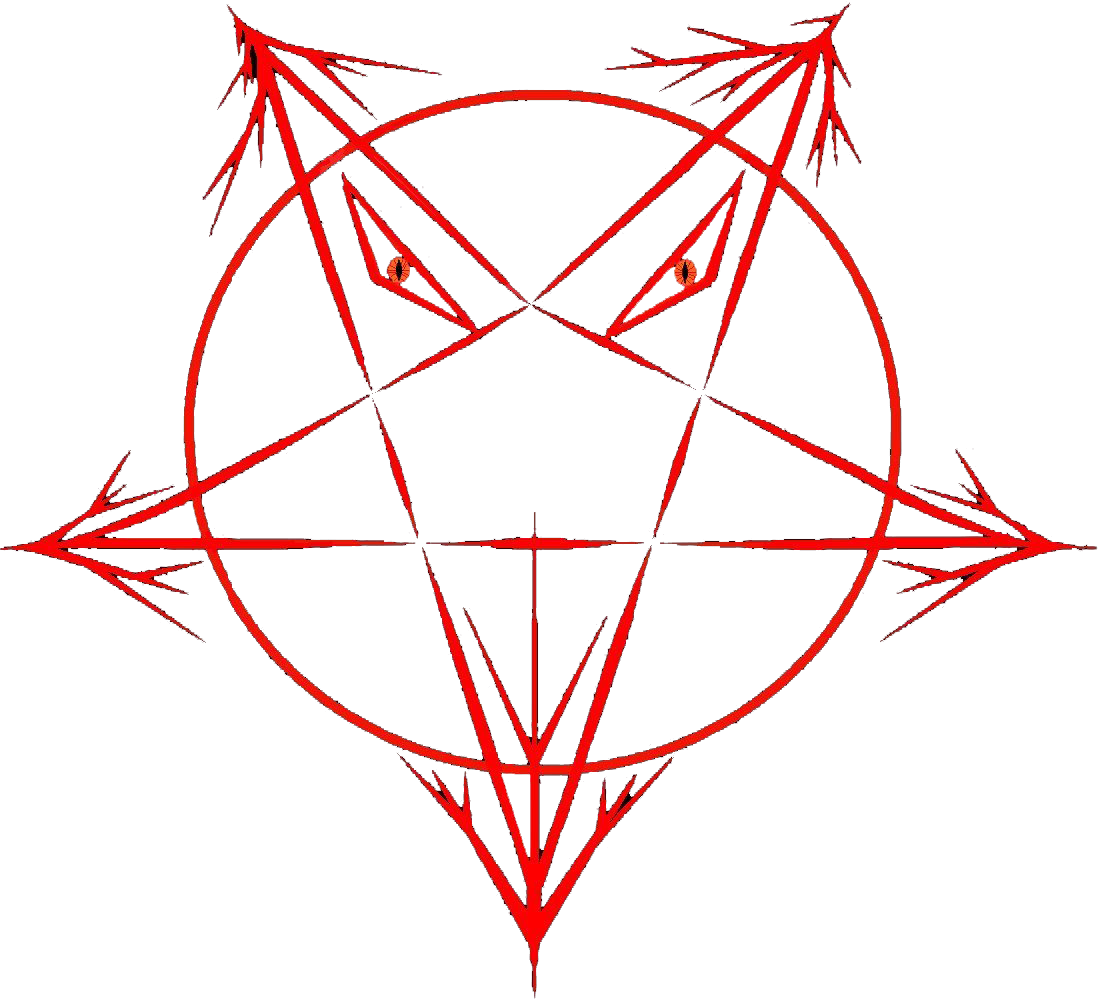
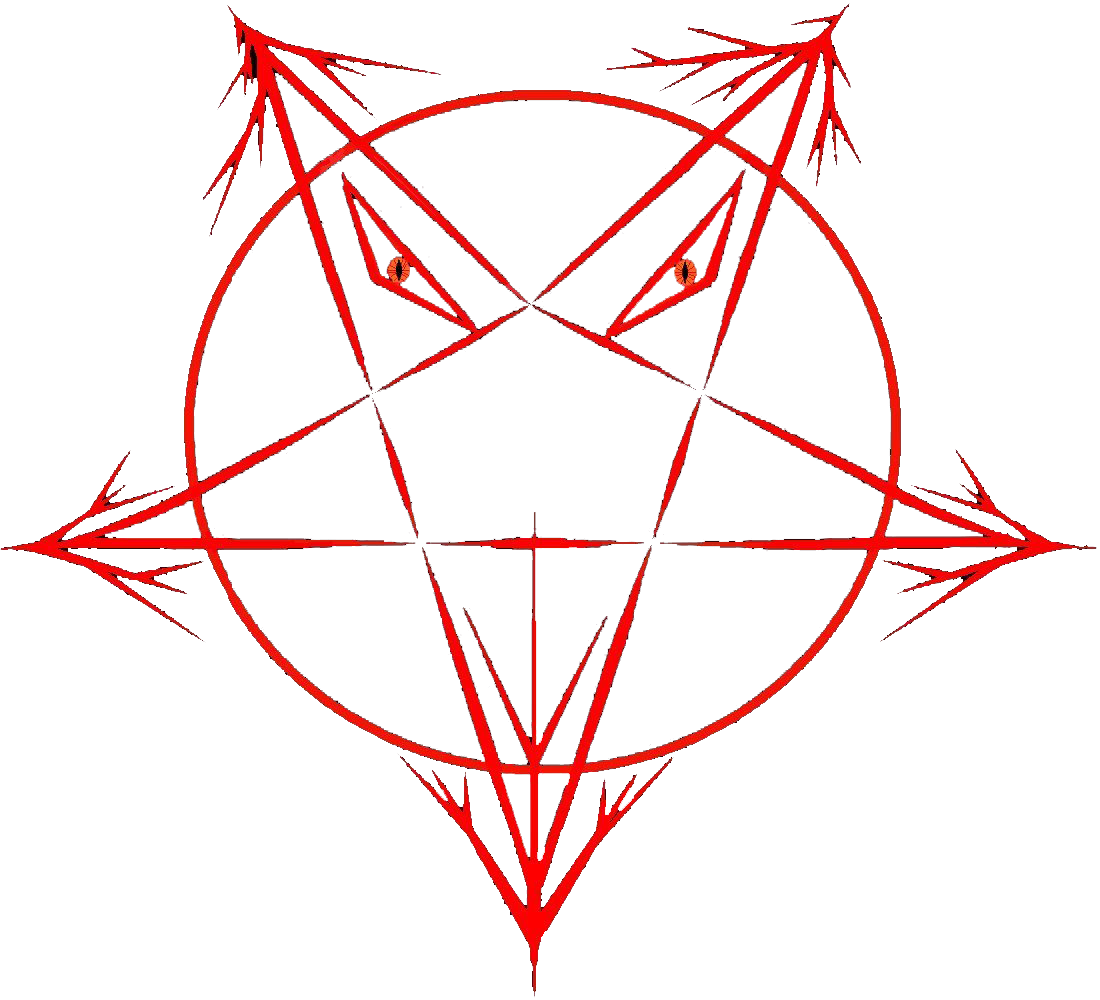
Layer changes from the first 1100 x 1000 image to the second:
painted on "Слой 0" over [0,1,1098,999]
